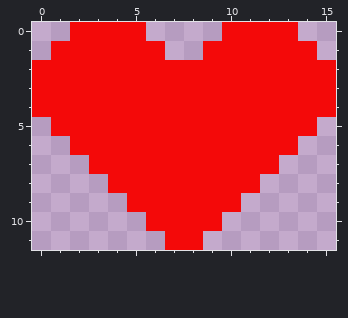
Pixel-art sprite -- public/img/heart.png. The picture above was drawn from the file before the commit.
The file is 48x36 pixels, drawn in blocks of 3x3; one block is one cell here.
After:
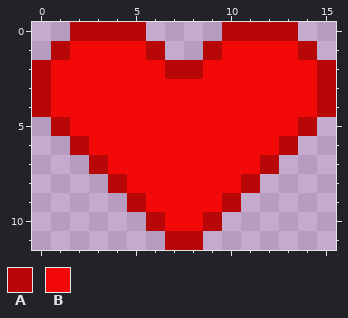
Palette (. is transparent): A #b80707  B #f40909
The commit says: add darker border to heart sprite
The exact change:
y 0: x 2..5 BBBB -> AAAA; x 10..13 BBBB -> AAAA
y 1: x 1 B -> A; x 6 B -> A; x 9 B -> A; x 14 B -> A
y 2: x 0 B -> A; x 7..8 BB -> AA; x 15 B -> A
y 3..4: x 0 B -> A; x 15 B -> A
y 5: x 1 B -> A; x 14 B -> A
y 6: x 2 B -> A; x 13 B -> A
y 7: x 3 B -> A; x 12 B -> A
y 8: x 4 B -> A; x 11 B -> A
y 9: x 5 B -> A; x 10 B -> A
y 10: x 6 B -> A; x 9 B -> A
y 11: x 7..8 BB -> AA
Changed places in both pictures, as pixel boxes (x1, y1, x2, y2):
changed: (32, 22, 336, 250)
